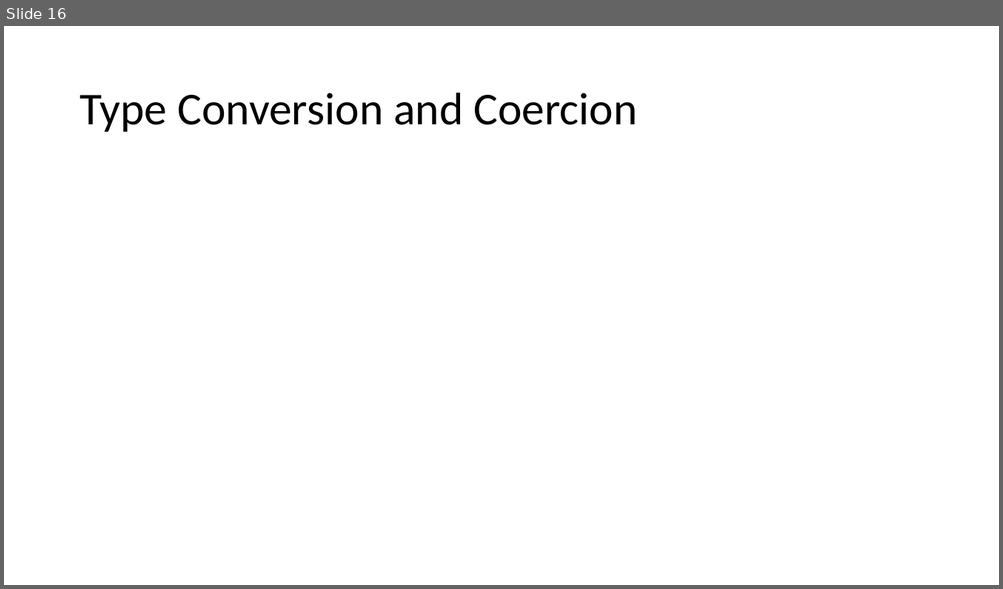
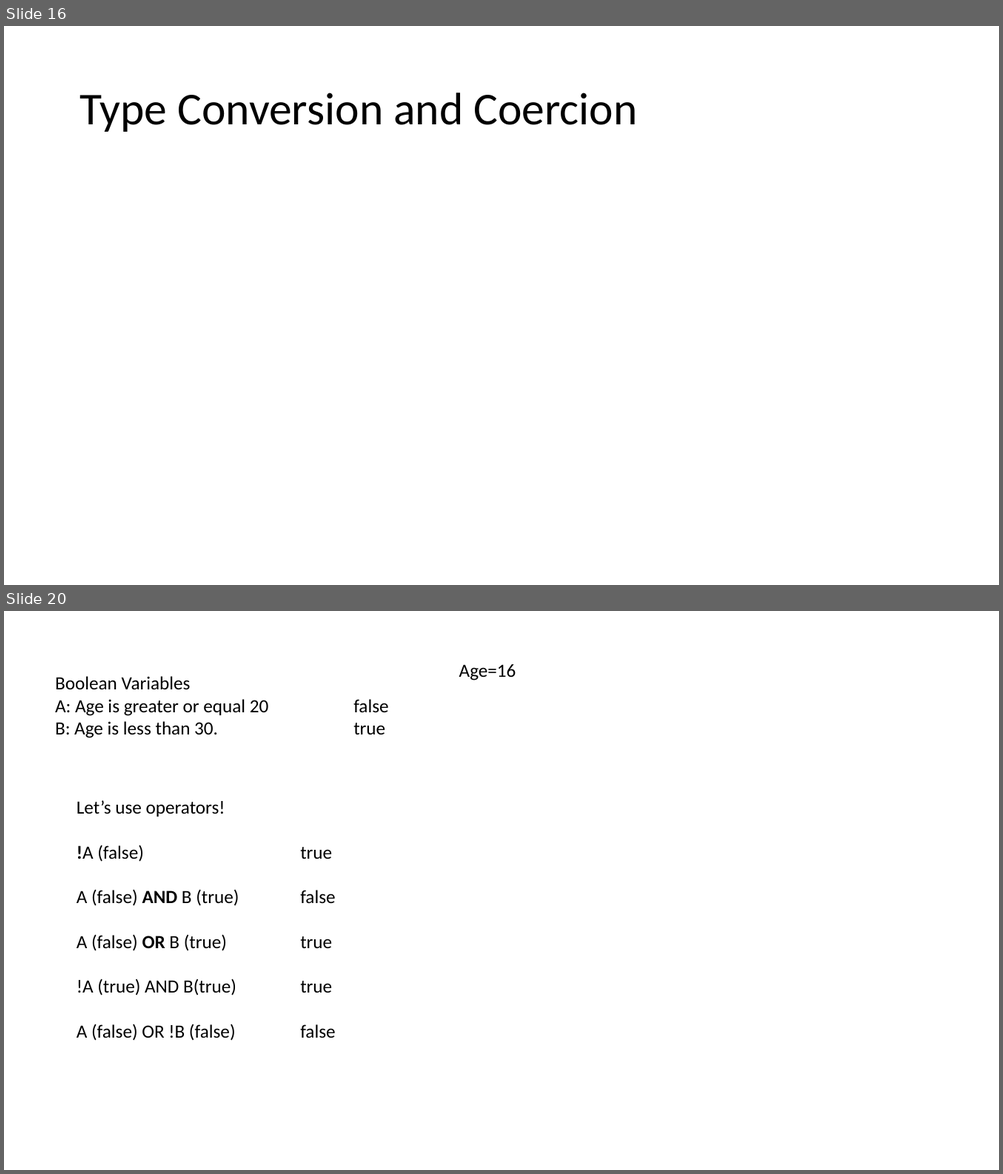
Before and after one commit to PiyushChaturvedii/Batch05, a slide deck: JavaScript.pptx. Shown one above the other, each under a label of ours: slide 16 before the commit, slides 16 and 20 after it; the slides between them are not shown. The pictures are 1003x589 and 1003x1174 pixels, drawn with LibreOffice and Linux fonts; fonts in the diff are those of the drawing. Boxes give left, top, right and bottom in pixels: in the first picture for what was removed or moved away, otherwise in the second. Text is boxed around its words. In the diff, an @@ line names an element or a change of style, - is before the commit and + after.

```diff
--- a/JavaScript.pptx
+++ b/JavaScript.pptx
@@ slide 20 added at [4, 611, 999, 1170], background #FFFFFF @@
@@ text added at [55, 676, 385, 738], 18 pt, text #000000 @@
+Boolean Variables
+A: Age is greater or equal 20 false
+B: Age is less than 30. true
@@ text added at [459, 664, 516, 681], 18 pt, text #000000 @@
+Age=16
@@ text added at [77, 800, 335, 1041], 18 pt, text #000000 @@
+Let’s use operators!
+!A (false) true
+A (false) AND B (true) false
+A (false) OR B (true) true
+!A (true) AND B(true) true
+A (false) OR !B (false) false
```
Also in this commit, not shown: 4 other slides added, 9 other files.
